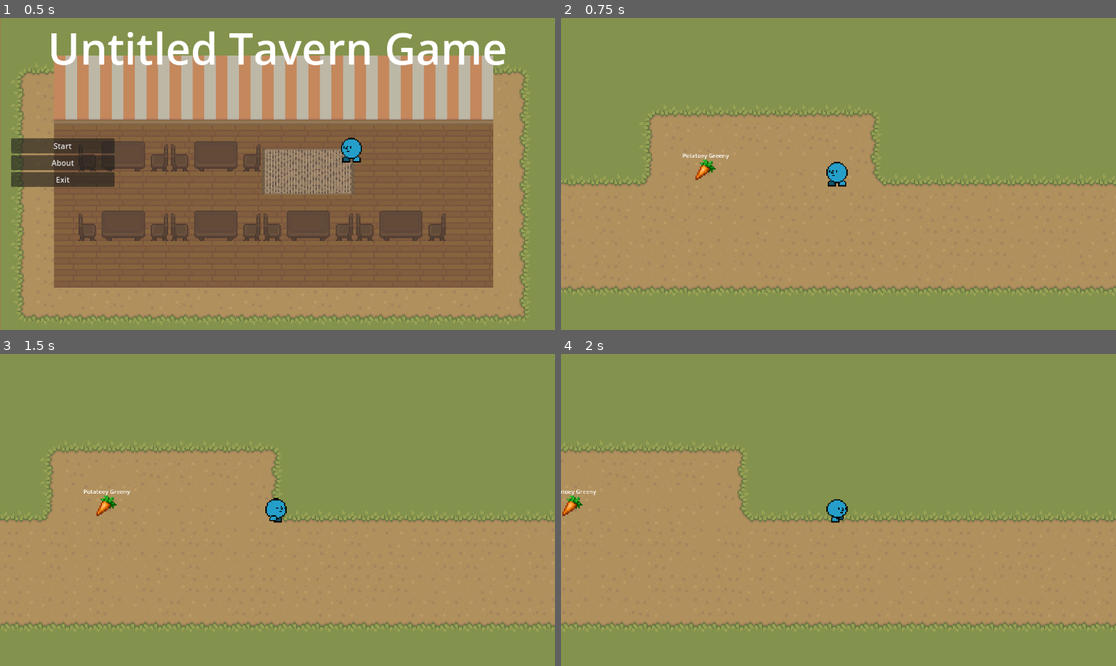
Above: before the commit, frames 1-4 (two rows, left to right).
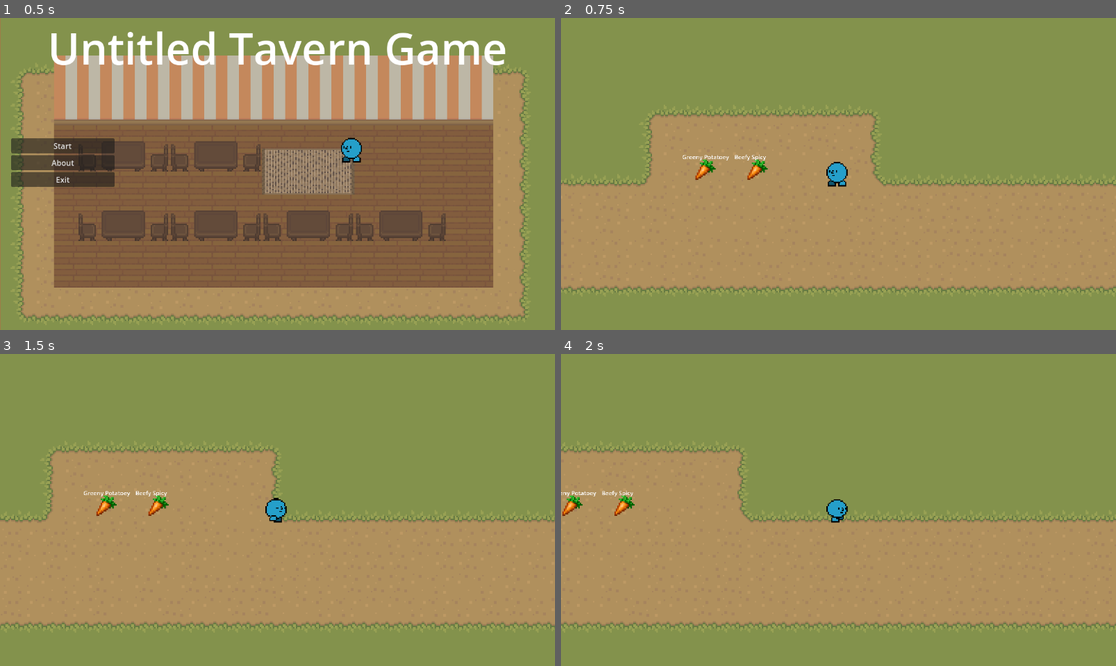
Above: after the commit, the same moments.

Repository: BobWizardLad/OGAM-Tavern-Game
Game: Godot game, scene res://Scenes/menu.tscn
The game is run twice, just before and just after one commit, with the same random seed, the same clock (stepped at 60 frames per second) and the same inputs.
Inputs (mouse positions are in pixels of both pictures, inside the frame that each line leads up to):
- Up to frame 1 (0.5 s): no input
- Up to frame 2 (0.75 s): click "Start" at 0.5 s
- Up to frame 3 (1.5 s): tap Enter at 1.25 s; move the mouse to (399, 494) at 1.27 s; hold D (player_right) from 1.28 s (still down); hold Shift (sprint) from 1.28 s (still down); click (399, 494) at 1.42 s
- Up to frame 4 (2 s): keep holding D (player_right); keep holding Shift (sprint)

Frame 1 is identical in both runs. In frame 2, 0.2% of the frame differs, in the area x 21-38%, y 43-52%; in frame 3, 0.2%; in frame 4, 0.2%.

Commit message:
Collisions With Areas
Using area2d overlap, player now collides with ingredient objects (or anything with an area2d) and will output a console note when this happens. Future plans to pick up the item (delete and put into an 'inventory', hold over head until put down) and to make smarter collisions (initial collisions are recorded now, but there is no state for collision active or inactive currently.)

Diff:
--- a/Tavern_Game/Component Scenes/ingredient.tscn
+++ b/Tavern_Game/Component Scenes/ingredient.tscn
@@ -1,6 +1,14 @@
-[gd_scene load_steps=2 format=3 uid="uid://dpkog2g7wllu1"]
+[gd_scene load_steps=3 format=3 uid="uid://dpkog2g7wllu1"]
 
 [ext_resource type="Script" path="res://Scripts/Ingredient.gd" id="1_4i61y"]
 
-[node name="Ingredient" type="Sprite2D"]
+[sub_resource type="CircleShape2D" id="CircleShape2D_xbkbx"]
+radius = 83.0542
+
+[node name="Ingredient" type="Area2D"]
 script = ExtResource("1_4i61y")
+
+[node name="PickupCollide" type="CollisionShape2D" parent="."]
+shape = SubResource("CircleShape2D_xbkbx")
+
+[node name="Sprite" type="Sprite2D" parent="."]
--- a/Tavern_Game/Component Scenes/player.tscn
+++ b/Tavern_Game/Component Scenes/player.tscn
@@ -146,6 +146,9 @@
 [sub_resource type="RectangleShape2D" id="RectangleShape2D_1l0vj"]
 size = Vector2(14, 10)
 
+[sub_resource type="CapsuleShape2D" id="CapsuleShape2D_xj6eo"]
+height = 26.0
+
 [node name="Player" type="CharacterBody2D"]
 script = ExtResource("1_xm3md")
 
@@ -171,6 +174,16 @@
 enabled = false
 zoom = Vector2(5, 5)
 
-[node name="CollisionShape2D" type="CollisionShape2D" parent="."]
+[node name="MapCollide" type="CollisionShape2D" parent="."]
 position = Vector2(0, 5)
 shape = SubResource("RectangleShape2D_1l0vj")
+
+[node name="PickupArea" type="Area2D" parent="."]
+
+[node name="PickupCollide" type="CollisionShape2D" parent="PickupArea"]
+position = Vector2(-5, 0)
+rotation = 1.5708
+shape = SubResource("CapsuleShape2D_xj6eo")
+debug_color = Color(0.345098, 0.486275, 1, 0.419608)
+
+[connection signal="area_entered" from="PickupArea" to="." method="_on_pickup"]
--- a/Tavern_Game/Scenes/main.tscn
+++ b/Tavern_Game/Scenes/main.tscn
@@ -11,6 +11,8 @@
 [ext_resource type="PackedScene" uid="uid://drf5bco5a77p8" path="res://Qualities/Potatoey.tscn" id="8_dplyl"]
 [ext_resource type="PackedScene" uid="uid://ft1hh7xm0ix5" path="res://Scenes/inventory.tscn" id="9_po0ju"]
 [ext_resource type="Script" path="res://Scripts/InventoryInterface.gd" id="10_qmf35"]
+[ext_resource type="PackedScene" uid="uid://dsc6km4b52wn0" path="res://Qualities/Beefy.tscn" id="10_v6l0o"]
+[ext_resource type="PackedScene" uid="uid://b2nytkjmffavg" path="res://Qualities/Spicy.tscn" id="11_kbkqk"]
 [ext_resource type="PackedScene" uid="uid://d2vf3gh4b3262" path="res://Inventory/slot.tscn" id="12_1dgt5"]
 [ext_resource type="PackedScene" uid="uid://bnka7hlm6aau6" path="res://Component Scenes/guest_handler.tscn" id="13_hx6xn"]
 
@@ -535,18 +537,39 @@
 position = Vector2(1, 1)
 zoom = Vector2(3, 3)
 
-[node name="Ingredient" parent="." instance=ExtResource("5_un7qy")]
+[node name="Carrot" parent="." instance=ExtResource("5_un7qy")]
 z_index = 1
 position = Vector2(1023, 562)
 scale = Vector2(0.1, 0.1)
-texture = ExtResource("6_0ft3q")
+sprite_src = ExtResource("6_0ft3q")
 metadata/_edit_group_ = true
 
-[node name="Greeny" parent="Ingredient" instance=ExtResource("7_i4mw8")]
-
-[node name="Potatoey" parent="Ingredient" instance=ExtResource("8_dplyl")]
-
-[node name="Label" type="Label" parent="Ingredient"]
+[node name="Greeny" parent="Carrot" instance=ExtResource("7_i4mw8")]
+
+[node name="Potatoey" parent="Carrot" instance=ExtResource("8_dplyl")]
+
+[node name="Label" type="Label" parent="Carrot"]
+anchors_preset = -1
+anchor_top = -0.062
+anchor_bottom = -0.062
+offset_left = -150.0
+offset_top = -115.08
+offset_right = 180.0
+offset_bottom = -60.08
+label_settings = SubResource("LabelSettings_jhd6s")
+
+[node name="Sneed" parent="." instance=ExtResource("5_un7qy")]
+z_index = 1
+position = Vector2(1059, 562)
+scale = Vector2(0.1, 0.1)
+sprite_src = ExtResource("6_0ft3q")
+metadata/_edit_group_ = true
+
+[node name="Beefy" parent="Sneed" instance=ExtResource("10_v6l0o")]
+
+[node name="Spicy" parent="Sneed" instance=ExtResource("11_kbkqk")]
+
+[node name="Label" type="Label" parent="Sneed"]
 anchors_preset = -1
 anchor_top = -0.062
 anchor_bottom = -0.062
--- a/Tavern_Game/Scripts/Ingredient.gd
+++ b/Tavern_Game/Scripts/Ingredient.gd
@@ -1,17 +1,29 @@
 # Represents a fruit, vegetable, meat product, etc. that the player will harvest
 # and cook with.
-extends Sprite2D
+extends Area2D
+
+# exported sprite option at the ingredient level
+@export var sprite_src: Texture2D
 
 # Ingredients have a list of qualities drawn from their child node "qualities"
+var children
 var qualities
+var sprite
+var label
 @export var rating: int
 @export var size: int
 
-# Collect all child nodes of the ingredient when the object is initialized
-# Ingredient objects should only have qualities as children
 func _ready():
-	qualities = get_children()
+	# Collect all child nodes of the ingredient when the object is initialized
+	# Children are organized here
+	children = get_children()
+	qualities = [children[2], children[3]]
+	sprite = children[1]
+	label = children[4]
+
+	# Assign a sprite from the editor
+	sprite.set_texture(sprite_src)
 
 # Called every frame. 'delta' is the elapsed time since the previous frame.
 func _process(delta):
-	get_child(2).text = String(get_child(1).name + " " + get_child(0).name)
+	label.text = String(qualities[0].name + " " + qualities[1].name)
--- a/Tavern_Game/Scripts/Player.gd
+++ b/Tavern_Game/Scripts/Player.gd
@@ -11,6 +11,8 @@
 
 signal toggle_inventory()
 
+@onready var pickup_area: Area2D = $PickupArea
+
 @onready var animation_tree = $AnimationTree
 @onready var state_machine = animation_tree.get("parameters/playback")
 
@@ -19,7 +21,17 @@
 		toggle_inventory.emit()
 
 func _physics_process(_delta):
+	# Move down into the player nav code
+	player_navigate(_delta)
 
+
+func pick_new_state():
+	if(velocity != Vector2.ZERO):
+		state_machine.travel("walk")
+	else:
+		state_machine.travel("idle")
+
+func player_navigate(delta):
 	# Sprinting for the massive map, multiply the
 	if Input.is_action_pressed("sprint"):
 		real_speed = SPEED * SPRINT_CONST
@@ -37,6 +49,7 @@
 		direction += Vector2.LEFT
 		animation_tree.set("parameters/walk/blend_position", -1)
 
+	# Final movement calculation
 	velocity = direction * real_speed
 
 	move_and_slide()
@@ -47,8 +60,5 @@
 	velocity = Vector2.ZERO
 	real_speed = SPEED
 
-func pick_new_state():
-	if(velocity != Vector2.ZERO):
-		state_machine.travel("walk")
-	else:
-		state_machine.travel("idle")
+func _on_pickup(area):
+	print("Collision with " + area.name)
Not shown: 1 places in Tavern_Game/Component Scenes/player.tscn that only renumber resources
Not shown: 1 places in Tavern_Game/Scenes/main.tscn that only renumber resources
